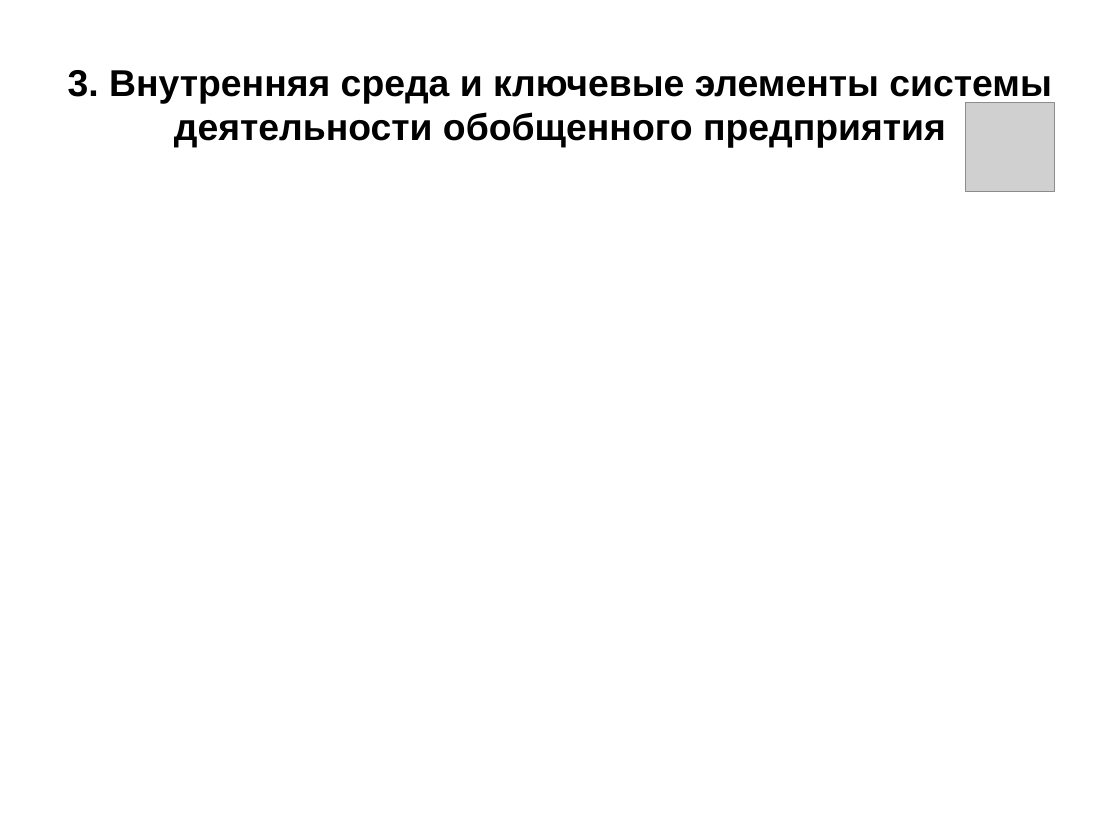
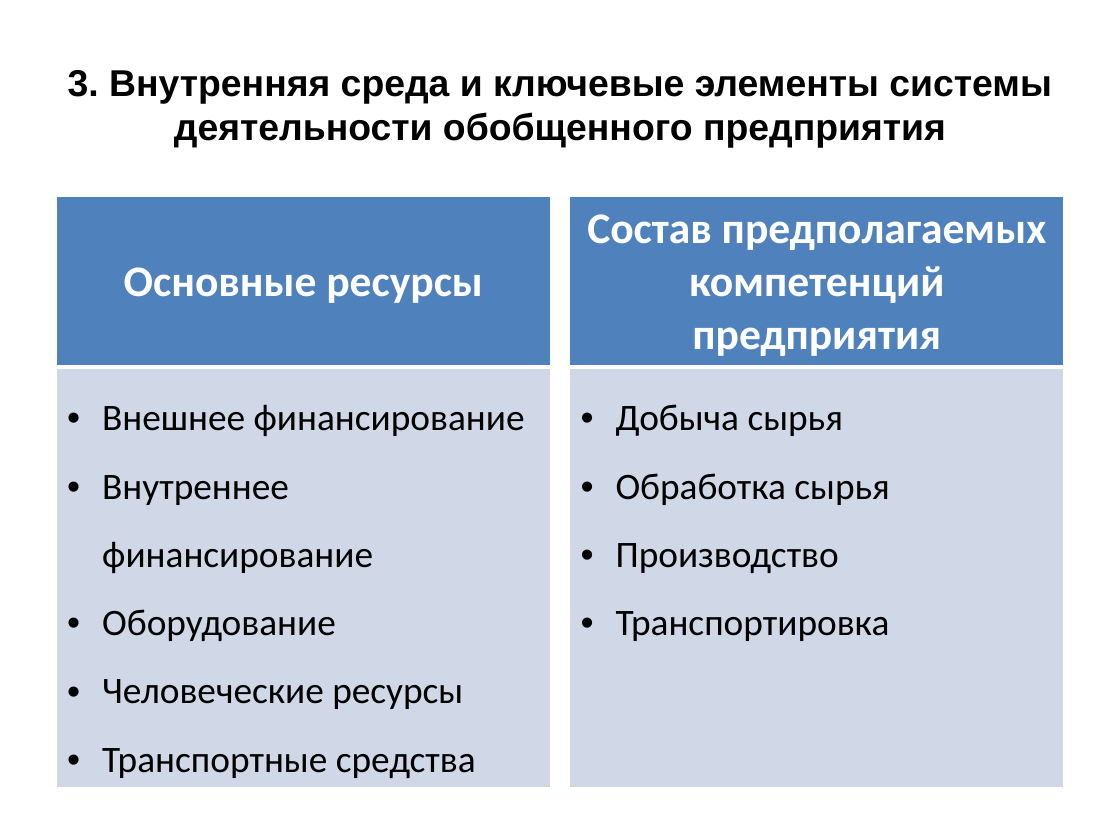
Before and after one commit to illusionww/ugly_cybernetics, a slide deck: slide 6 of second semester/в2 Кондратьев Шаблоны финишной презентации.pptx (slide 5 before the commit). Drawn at 1120x840 pixels with LibreOffice and Linux fonts; fonts in the diff are those of the drawing; grey boxes stand for pictures. Boxes give left, top, right and bottom in pixels: in the first picture for what was removed or moved away, otherwise in the second. Text is boxed around its words. In the diff, an @@ line names an element or a change of style, - is before the commit and + after.

```diff
--- a/second semester/в2 Кондратьев Шаблоны финишной презентации.pptx
+++ b/second semester/в2 Кондратьев Шаблоны финишной презентации.pptx
@@ picture removed at (965, 103, 1054, 192) @@
@@ table added at (56, 196, 551, 782), 2 rows, 1 columns @@
+Основные ресурсы
+Внешнее финансирование / Внутреннее финансирование / Оборудование / Человеческие ресурсы / Транспортные средства
@@ table added at (569, 196, 1064, 772), 2 rows, 1 columns @@
+Состав предполагаемых компетенций предприятия
+Добыча сырья / Обработка сырья / Производство / Транспортировка
```
Also in this commit, not shown: 8 other slides changed, 1 slide added, 5 other files.
